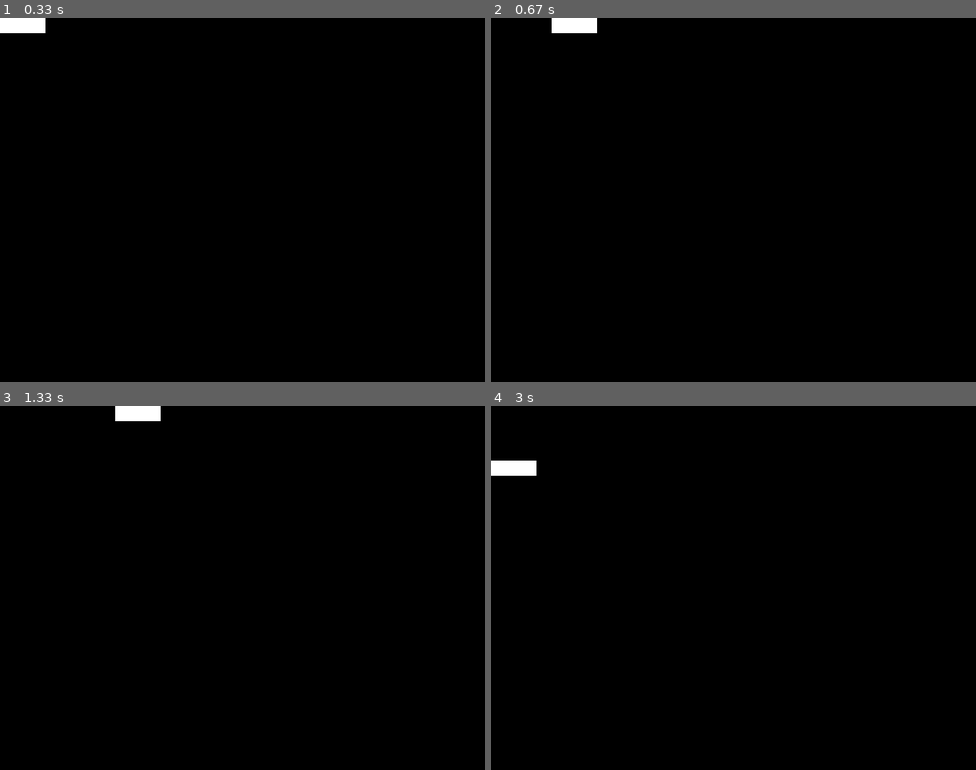
Above: before the commit, frames 1-4 (two rows, left to right).
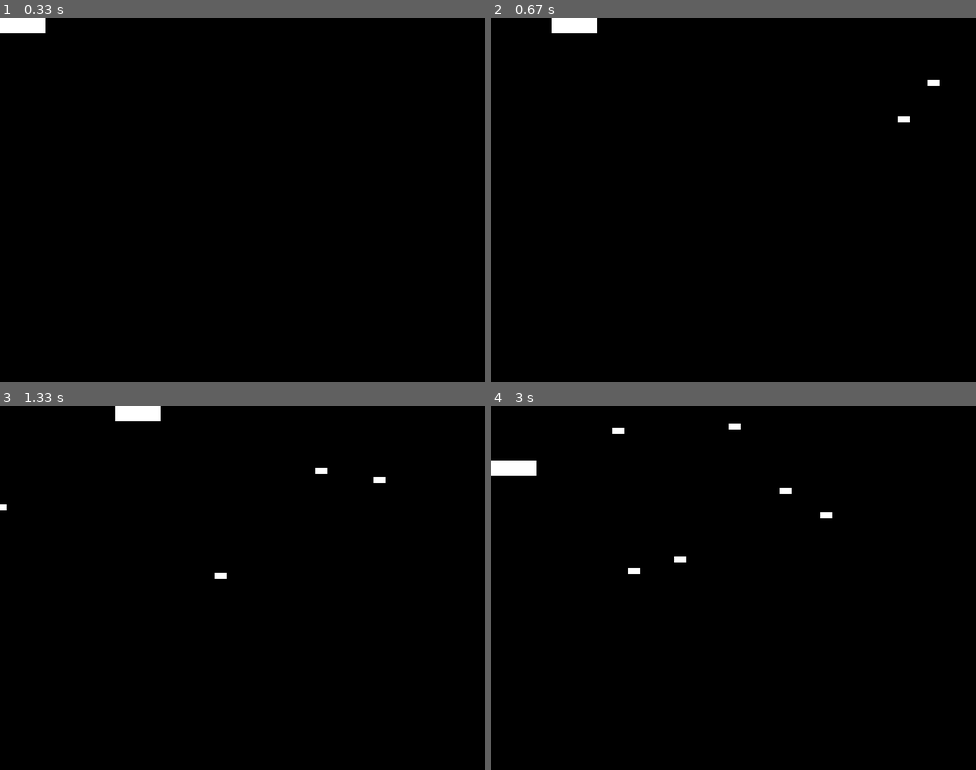
Above: after the commit, the same moments.

Repository: joshua-cole/typing-game-for-kids
Game: pygame game, started from pygame-tutorial.py
Same seed, same stepped clock (60 frames per second), same inputs: the game is played once before the commit and once after it.
Inputs:
- Up to frame 1 (0.33 s): no input
- Up to frame 2 (0.67 s): hold Right from 0.33 s (still down)
- Up to frame 3 (1.33 s): release Right at 0.8 s; hold Up 0.83-1.13 s; hold Right from 1.17 s (still down)
- Up to frame 4 (3 s): release Right at 1.63 s; hold Left 1.67-2.2 s; hold Down 2.23-2.53 s; hold Left 2.57-2.97 s

Frame 1 is identical in both runs. In frame 2, less than 0.1% of the frame differs, in the area x 83-93%, y 17-29%; in frame 3, 0.1%; in frame 4, 0.2%, in the area x 25-71%, y 4-47%.

Commit message:
created enemies and start them moving around

Diff:
--- a/pygame-tutorial.py
+++ b/pygame-tutorial.py
@@ -28,6 +28,7 @@
         self.surf = pygame.Surface((75, 25))
         self.surf.fill((255, 255, 255))
         self.rect = self.surf.get_rect()
+
     # Move the sprite based on user keypresses
     def update(self, pressed_keys):
         if pressed_keys[K_UP]:
@@ -52,16 +53,16 @@
 # Initialize pygame
 pygame.init()
 
-# Define the enemy object by extend pygame.sprite.Sprite
+# Define the enemy object by extending pygame.sprite.Sprite
 # The surface you draw on the screen is now an attribute of 'enemy'
 class Enemy(pygame.sprite.Sprite):
     def __init__(self):
         super(Enemy, self).__init__()
-        self.surf = pygame.surface((20, 10))
-        self.surf.fill ((255, 255, 255))
+        self.surf = pygame.Surface((20, 10))
+        self.surf.fill((255, 255, 255))
         self.rect = self.surf.get_rect(
             center=(
-                random.randint(SCREEN_WIDTH + 20, SCREEN_HEIGHT + 100),
+                random.randint(SCREEN_WIDTH + 20, SCREEN_WIDTH + 100),
                 random.randint(0, SCREEN_HEIGHT),
             )
         )
@@ -73,40 +74,62 @@
         self.rect.move_ip(-self.speed, 0)
         if self.rect.right < 0:
             self.kill()
+
 # Create the screen object
 # The size is determined by the constant SCREEN_WIDTH and SCREEN_HEIGHT
 screen = pygame.display.set_mode((SCREEN_WIDTH, SCREEN_HEIGHT))
 
+# Create a custom event for adding a new enemy
+ADDENEMY = pygame.USEREVENT + 1
+pygame.time.set_timer(ADDENEMY, 250)
+
 # Instantiate player. Right now, this is just a rectangle.
 player = Player()
+
+# Create groups to hold enemy sprites and all sprites
+# - enemies is used for collision detection and position updates
+# - all_sprites is used for rendering
+enemies = pygame.sprite.Group()
+all_sprites = pygame.sprite.Group()
+all_sprites.add(player)
 
 # Variable to keep the main loop running
 running = True
 
 # Main loop
 while running:
-    # for loop through the event queue
+    # Look at every event in the queue
     for event in pygame.event.get():
-        # Check for KEYDOWN event
+        # Did the user hit a key?
         if event.type == KEYDOWN:
-            # If the Esc key is pressed, then exit the main loop
+            # Was it the Escape key? If so, stop the loop.
             if event.key == K_ESCAPE:
                 running = False
-        # Check for QUIT event. If QUIT, then set running to false.
+
+        # Did the user click the window close button? If so, stop the loop.
         elif event.type == QUIT:
             running = False
 
+        # Add a new enemy?
+        elif event.type == ADDENEMY:
+            # Create the new enemy and add it to sprite groups
+            new_enemy = Enemy()
+            enemies.add(new_enemy)
+            all_sprites.add(new_enemy)
+
     # Get the set of keys pressed and check for user input
     pressed_keys = pygame.key.get_pressed()
+    player.update(pressed_keys)
 
-    # Update the player sprite based on user keypresses
-    player.update(pressed_keys)
+    # Update enemy position
+    enemies.update()
 
     # Fill the screen with black
     screen.fill((0, 0, 0))
 
-    # Draw the player on the screen
-    screen.blit(player.surf, player.rect)
+    # Draw all sprites
+    for entity in all_sprites:
+        screen.blit(entity.surf, entity.rect)
 
     # Update the display
     pygame.display.flip()
